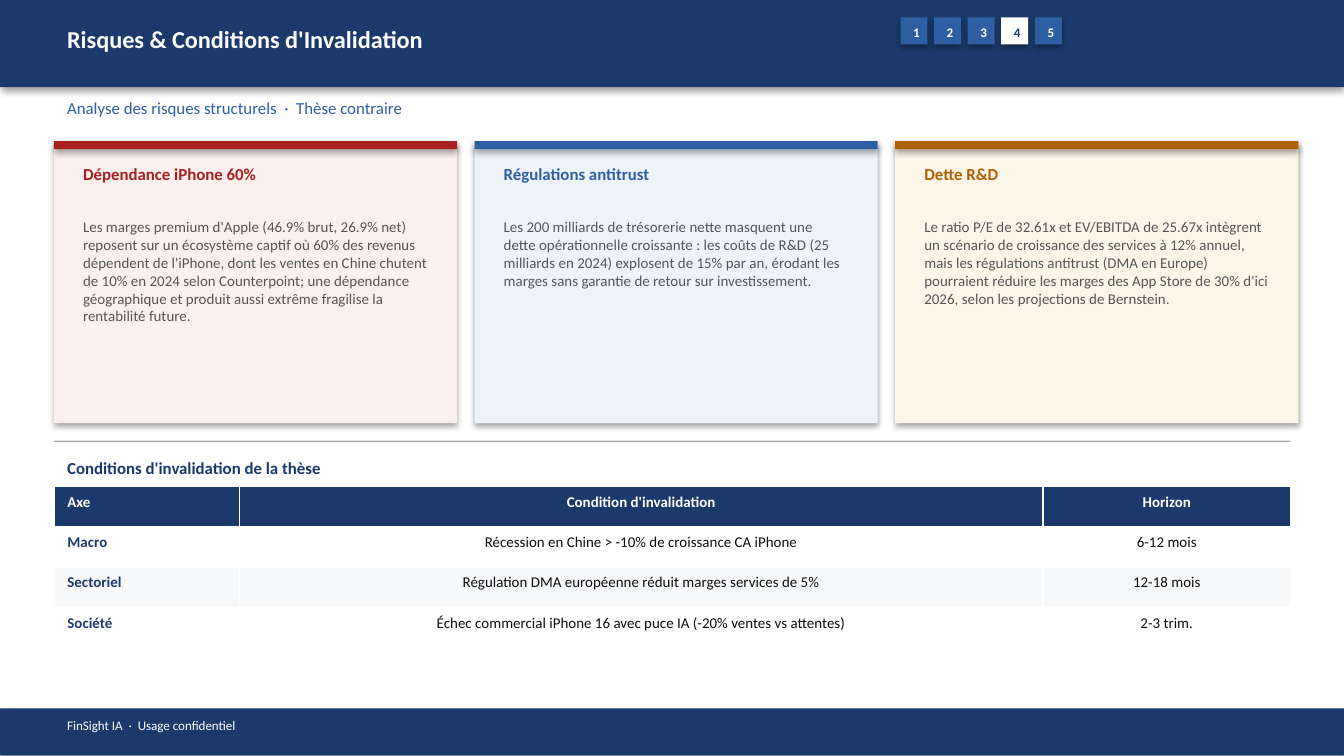
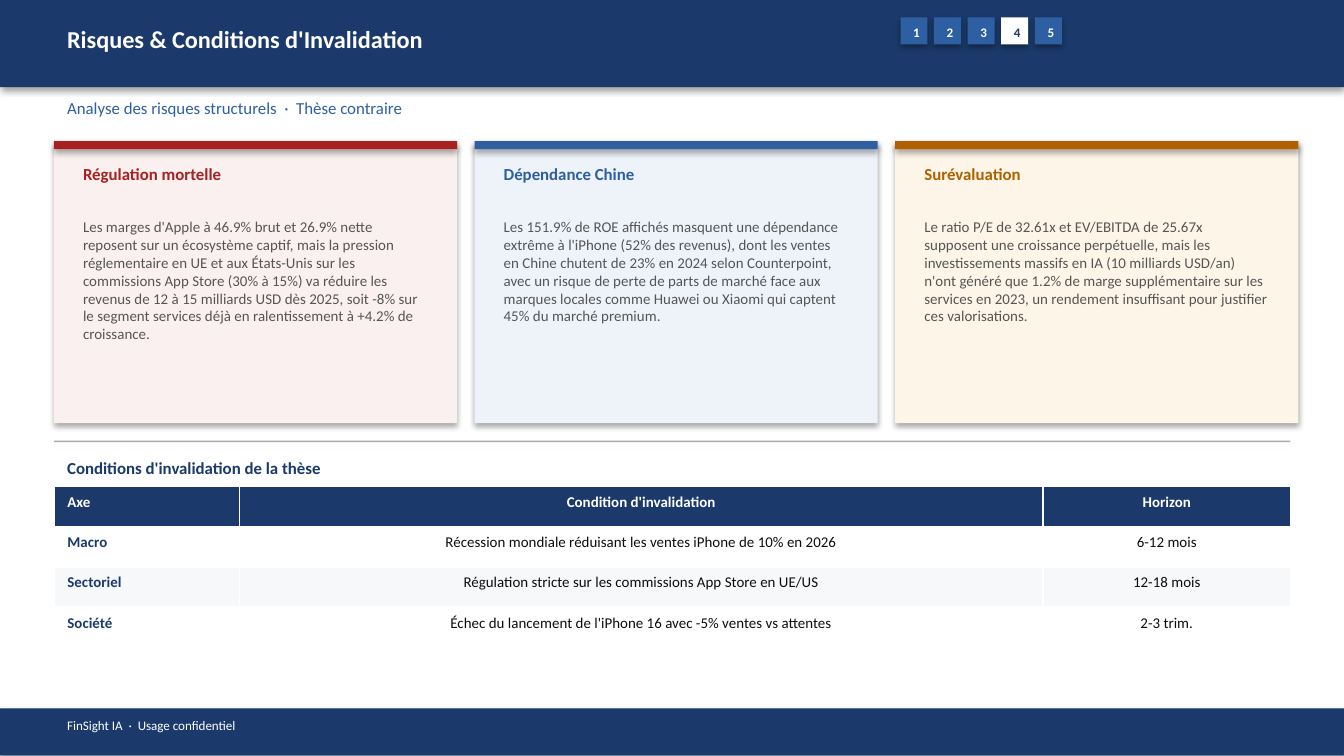
Before and after one commit to baptistejeh07-art/finsight-ia, a slide deck: slide 16 of preview/AAPL/AAPL_pitchbook.pptx. Drawn at 1344x756 pixels with LibreOffice and Linux fonts; fonts in the diff are those of the drawing. Boxes give left, top, right and bottom in pixels: in the first picture for what was removed or moved away, otherwise in the second. Text is boxed around its words. In the diff, an @@ line names an element or a change of style, - is before the commit and + after.

```diff
--- a/preview/AAPL/AAPL_pitchbook.pptx
+++ b/preview/AAPL/AAPL_pitchbook.pptx
@@ text at [83,168,221,183]: text changed @@
-Dépendance iPhone 60%
+Régulation mortelle
@@ text at [504,168,635,183]: text changed @@
-Régulations antitrust
+Dépendance Chine
@@ text at [924,168,1020,180]: text changed @@
-Dette R&D
+Surévaluation
@@ text at [83,221,418,339]: text changed @@
-Les marges premium d'Apple (46.9% brut, 26.9% net) reposent sur un écosystème captif où 60% des revenus dépendent de l'iPhone, dont les ventes en Chine chutent de 10% en 2024 selon Counterpoint; une dépendance géographique et produit aussi extrême fragilise la rentabilité future.
+Les marges d'Apple à 46.9% brut et 26.9% nette reposent sur un écosystème captif, mais la pression réglementaire en UE et aux États-Unis sur les commissions App Store (30% à 15%) va réduire les revenus de 12 à 15 milliards USD dès 2025, soit -8% sur le segment services déjà en ralentissement à +4.2% de croissance.
@@ text at [504,221,838,324]: text changed @@
-Les 200 milliards de trésorerie nette masquent une dette opérationnelle croissante : les coûts de R&D (25 milliards en 2024) explosent de 15% par an, érodant les marges sans garantie de retour sur investissement.
+Les 151.9% de ROE affichés masquent une dépendance extrême à l'iPhone (52% des revenus), dont les ventes en Chine chutent de 23% en 2024 selon Counterpoint, avec un risque de perte de parts de marché face aux marques locales comme Huawei ou Xiaomi qui captent 45% du marché premium.
@@ text at [924,221,1267,321]: text changed @@
-Le ratio P/E de 32.61x et EV/EBITDA de 25.67x intègrent un scénario de croissance des services à 12% annuel, mais les régulations antitrust (DMA en Europe) pourraient réduire les marges des App Store de 30% d'ici 2026, selon les projections de Bernstein.
+Le ratio P/E de 32.61x et EV/EBITDA de 25.67x supposent une croissance perpétuelle, mais les investissements massifs en IA (10 milliards USD/an) n'ont généré que 1.2% de marge supplémentaire sur les services en 2023, un rendement insuffisant pour justifier ces valorisations.
@@ table at [54,487,1290,648] @@
-row 2, column 2: Récession en Chine > -10% de croissance CA iPhone
+row 2, column 2: Récession mondiale réduisant les ventes iPhone de 10% en 2026
-row 3, column 2: Régulation DMA européenne réduit marges services de 5%
+row 3, column 2: Régulation stricte sur les commissions App Store en UE/US
-row 4, column 2: Échec commercial iPhone 16 avec puce IA (-20% ventes vs attentes)
+row 4, column 2: Échec du lancement de l'iPhone 16 avec -5% ventes vs attentes
```
Also in this commit, not shown: 14 other slides changed, 4 other files.
